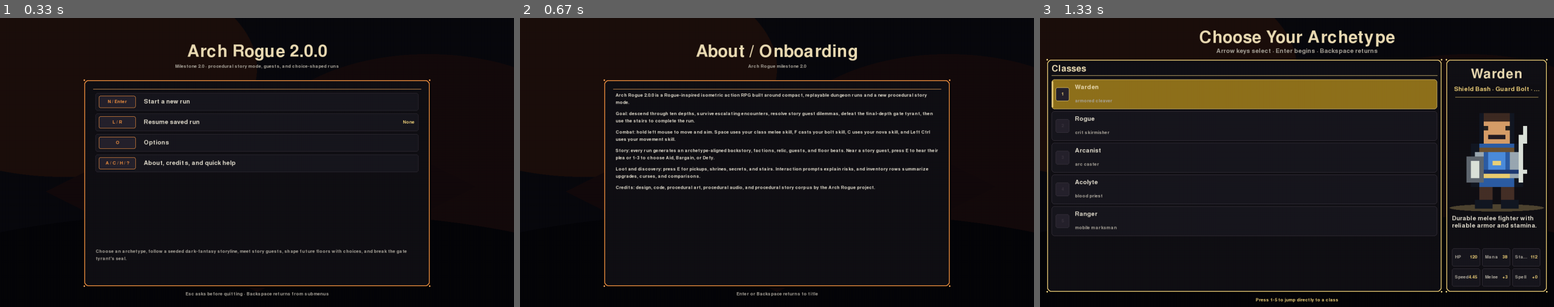
Above: before the commit, frames 1-3 (left to right).
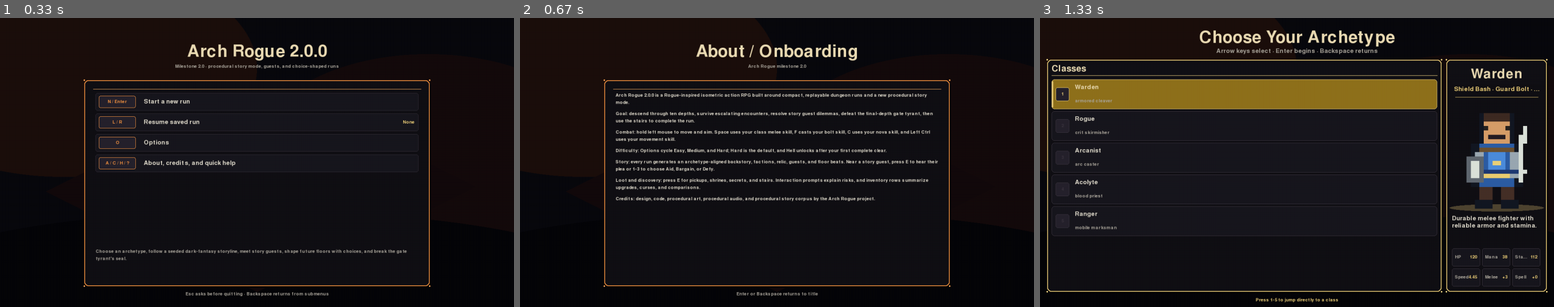
Above: after the commit, the same moments.

Repository: mattirk/arch-rogue
Game: pygame game, started from src/arch_rogue/__main__.py
Two runs of this game, one before a commit and one after it. Both use one fixed random seed, a clock stepped at 60 frames per second and the inputs below.
Inputs:
- Up to frame 1 (0.33 s): no input
- Up to frame 2 (0.67 s): tap A at 0.33 s
- Up to frame 3 (1.33 s): tap Enter at 0.67, 1 s

Frame 1 is identical in both runs. In frame 2, 2.9% of the frame differs, in the area x 18-82%, y 45-64%; in frame 3, nothing differs.

Commit message:
Big difficulty adjustment

Diff:
--- a/src/arch_rogue/content.py
+++ b/src/arch_rogue/content.py
@@ -38,6 +38,25 @@
     weight: int
 
 
+class DifficultyProfile(NamedTuple):
+    name: str
+    description: str
+    enemy_hp_multiplier: float
+    enemy_damage_multiplier: float
+    enemy_damage_bonus: int
+    enemy_speed_multiplier: float
+    enemy_attack_cooldown_multiplier: float
+    enemy_aggro_bonus: float
+    enemy_count_bonus: int
+    enemy_extra_chance: float
+    elite_bonus: float
+    miniboss_bonus: float
+    trap_chance_bonus: float
+    trap_damage_multiplier: float
+    loot_chance_bonus: float
+    shrine_chance_bonus: float
+
+
 class EquipmentDefinition(NamedTuple):
     name: str
     slot: str
@@ -149,6 +168,83 @@
     ("Spike Trap", 14, 22),
     ("Rune Trap", 13, 21),
     ("Poison Needle", 10, 18),
+)
+
+DEFAULT_DIFFICULTY_NAME = "Hard"
+HELL_DIFFICULTY_NAME = "Hell"
+DIFFICULTY_PROFILES = (
+    DifficultyProfile(
+        "Easy",
+        "Still dangerous: tougher enemies, real ambush pressure, and fewer safety nets.",
+        enemy_hp_multiplier=1.76,
+        enemy_damage_multiplier=1.64,
+        enemy_damage_bonus=1,
+        enemy_speed_multiplier=1.08,
+        enemy_attack_cooldown_multiplier=0.90,
+        enemy_aggro_bonus=0.60,
+        enemy_count_bonus=0,
+        enemy_extra_chance=0.35,
+        elite_bonus=0.03,
+        miniboss_bonus=0.015,
+        trap_chance_bonus=0.05,
+        trap_damage_multiplier=1.50,
+        loot_chance_bonus=0.0,
+        shrine_chance_bonus=0.0,
+    ),
+    DifficultyProfile(
+        "Medium",
+        "Severe pressure with doubled monster durability, damage, traps, and room threats.",
+        enemy_hp_multiplier=2.36,
+        enemy_damage_multiplier=2.30,
+        enemy_damage_bonus=2,
+        enemy_speed_multiplier=1.14,
+        enemy_attack_cooldown_multiplier=0.82,
+        enemy_aggro_bonus=1.40,
+        enemy_count_bonus=1,
+        enemy_extra_chance=0.70,
+        elite_bonus=0.05,
+        miniboss_bonus=0.03,
+        trap_chance_bonus=0.10,
+        trap_damage_multiplier=2.20,
+        loot_chance_bonus=-0.08,
+        shrine_chance_bonus=-0.04,
+    ),
+    DifficultyProfile(
+        "Hard",
+        "Default: brutal density, crushing hits, relentless attacks, and scarce recovery.",
+        enemy_hp_multiplier=2.85,
+        enemy_damage_multiplier=2.60,
+        enemy_damage_bonus=5,
+        enemy_speed_multiplier=1.18,
+        enemy_attack_cooldown_multiplier=0.74,
+        enemy_aggro_bonus=2.50,
+        enemy_count_bonus=2,
+        enemy_extra_chance=0.75,
+        elite_bonus=0.16,
+        miniboss_bonus=0.085,
+        trap_chance_bonus=0.25,
+        trap_damage_multiplier=2.55,
+        loot_chance_bonus=-0.13,
+        shrine_chance_bonus=-0.065,
+    ),
+    DifficultyProfile(
+        "Hell",
+        "Unlocked after a clear: overwhelming density, constant elites, lethal traps, and no mercy.",
+        enemy_hp_multiplier=3.80,
+        enemy_damage_multiplier=3.30,
+        enemy_damage_bonus=8,
+        enemy_speed_multiplier=1.30,
+        enemy_attack_cooldown_multiplier=0.60,
+        enemy_aggro_bonus=4.75,
+        enemy_count_bonus=3,
+        enemy_extra_chance=0.90,
+        elite_bonus=0.30,
+        miniboss_bonus=0.17,
+        trap_chance_bonus=0.42,
+        trap_damage_multiplier=3.35,
+        loot_chance_bonus=-0.20,
+        shrine_chance_bonus=-0.12,
+    ),
 )
 SHRINE_TYPES = (
     "Mending Shrine",
--- a/src/arch_rogue/game.py
+++ b/src/arch_rogue/game.py
@@ -34,10 +34,13 @@
 from .content import (
     ARCHETYPES,
     ARMOR_DEFINITIONS,
+    DEFAULT_DIFFICULTY_NAME,
+    DIFFICULTY_PROFILES,
     DUNGEON_THEMES,
     ELITE_MODIFIERS,
     ENEMY_DEFINITIONS,
     FINAL_ROOM_ENEMY_DEFINITIONS,
+    HELL_DIFFICULTY_NAME,
     RARITY_PROFILES,
     RUN_MODIFIERS,
     SECRET_HINTS,
@@ -49,6 +52,7 @@
     TRAP_DEFINITIONS,
     TRAP_HINTS,
     WEAPON_DEFINITIONS,
+    DifficultyProfile,
     EnemyDefinition,
     InteractionHint,
 )
@@ -108,6 +112,9 @@
         self.music_enabled = False
         self.fullscreen = False
         self.ui_scale = UI_SCALE
+        self.difficulty_name = DEFAULT_DIFFICULTY_NAME
+        self.hell_unlocked = False
+        self.hell_unlocked_this_run = False
         self.last_save_error = ""
         self.last_load_error = ""
         self.screen_flash_ttl = 0.0
@@ -191,6 +198,57 @@
         self.big_font = pygame.font.Font(None, 48 * self.ui_scale)
         self.title_font = pygame.font.Font(None, 62 * self.ui_scale)
 
+    def available_difficulty_profiles(self) -> tuple[DifficultyProfile, ...]:
+        return tuple(
+            profile
+            for profile in DIFFICULTY_PROFILES
+            if self.hell_unlocked or profile.name != HELL_DIFFICULTY_NAME
+        )
+
+    def sanitize_difficulty_name(self, name: str) -> str:
+        available_names = {
+            profile.name for profile in self.available_difficulty_profiles()
+        }
+        if name in available_names:
+            return name
+        return DEFAULT_DIFFICULTY_NAME
+
+    def difficulty_profile(self) -> DifficultyProfile:
+        difficulty_name = self.sanitize_difficulty_name(self.difficulty_name)
+        if difficulty_name != self.difficulty_name:
+            self.difficulty_name = difficulty_name
+        return next(
+            profile
+            for profile in DIFFICULTY_PROFILES
+            if profile.name == self.difficulty_name
+        )
+
+    def cycle_difficulty(self) -> None:
+        profiles = self.available_difficulty_profiles()
+        if not profiles:
+            self.difficulty_name = DEFAULT_DIFFICULTY_NAME
+            self.save_options()
+            return
+        current_name = self.sanitize_difficulty_name(self.difficulty_name)
+        current_index = next(
+            (
+                index
+                for index, profile in enumerate(profiles)
+                if profile.name == current_name
+            ),
+            0,
+        )
+        self.difficulty_name = profiles[(current_index + 1) % len(profiles)].name
+        self.save_options()
+
+    def unlock_hell_difficulty(self) -> bool:
+        if self.hell_unlocked:
+            return False
+        self.hell_unlocked = True
+        self.hell_unlocked_this_run = True
+        self.save_options()
+        return True
+
     def options_to_dict(self) -> dict[str, Any]:
         return {
             "version": 1,
@@ -198,6 +256,8 @@
             "music_enabled": self.music_enabled,
             "fullscreen": self.fullscreen,
             "ui_scale": self.ui_scale,
+            "difficulty": self.difficulty_profile().name,
+            "hell_unlocked": self.hell_unlocked,
         }
 
     def load_options(self) -> bool:
@@ -210,6 +270,10 @@
             self.music_enabled = bool(data.get("music_enabled", False))
             self.fullscreen = bool(data.get("fullscreen", False))
             self.ui_scale = max(1, min(4, int(data.get("ui_scale", UI_SCALE))))
+            self.hell_unlocked = bool(data.get("hell_unlocked", False))
+            self.difficulty_name = self.sanitize_difficulty_name(
+                str(data.get("difficulty", DEFAULT_DIFFICULTY_NAME))
+            )
         except (TypeError, ValueError):
             return False
         return True
@@ -1478,6 +1542,8 @@
         self.run_number += 1
         if archetype:
             self.selected_archetype = archetype
+        self.difficulty_name = self.sanitize_difficulty_name(self.difficulty_name)
+        self.hell_unlocked_this_run = False
         self.current_depth = 1
         self.run_music_seed = self.rng.randrange(1, 2**31)
         self.run_modifier = self.rng.choice(RUN_MODIFIERS)
@@ -1530,6 +1596,7 @@
     def descend_to_next_depth(self) -> None:
         if self.current_depth >= DUNGEON_DEPTH:
             self.state = "victory"
+            self.unlock_hell_difficulty()
             self.audio.stop_music()
             self.play_sfx("victory")
             self.delete_save()
@@ -1623,6 +1690,7 @@
 
     def _populate_dungeon(self) -> None:
         final_room_index = len(self.dungeon.rooms) - 1
+        difficulty = self.difficulty_profile()
         enemy_pressure = self.story_effect_value("enemy_pressure", -0.35, 0.45)
         loot_bonus = self.story_effect_value("loot_bonus", -0.2, 0.35)
         trap_bonus = self.story_effect_value("trap_bonus", -0.1, 0.28)
@@ -1642,6 +1710,9 @@
                 count = max(1, count - 1)
             if is_final_room:
                 count += 1
+            count = max(1, count + difficulty.enemy_count_bonus)
+            if self.rng.random() < difficulty.enemy_extra_chance:
+                count += 1
             for _ in range(count):
                 self.enemies.append(
                     self._make_enemy(
@@ -1654,7 +1725,14 @@
                 self.enemies.append(self._make_boss(bx + 0.5, by + 0.5))
 
             loot_chance = max(
-                0.18, min(0.88, 0.68 + self.run_modifier.loot_bonus + loot_bonus)
+                0.12,
+                min(
+                    0.88,
+                    0.68
+                    + self.run_modifier.loot_bonus
+                    + loot_bonus
+                    + difficulty.loot_chance_bonus,
+                ),
             )
             if self.rng.random() < loot_chance:
                 self.items.append(self._make_loot(*room.random_point(self.rng)))
@@ -1666,23 +1744,37 @@
                 mx, my = room.random_point(self.rng)
                 self.enemies.append(self._make_miniboss(mx, my))
             if room_index > 1 and self.rng.random() < max(
-                0.04, min(0.58, 0.24 + self.run_modifier.trap_bonus + trap_bonus)
+                0.04,
+                min(
+                    0.70,
+                    0.24
+                    + self.run_modifier.trap_bonus
+                    + trap_bonus
+                    + difficulty.trap_chance_bonus,
+                ),
             ):
                 tx, ty = room.random_point(self.rng)
                 kind, min_damage, max_damage = self.rng.choice(TRAP_DEFINITIONS)
                 depth_damage = max(0, self.current_depth - 3)
+                raw_damage = (
+                    self.rng.randrange(min_damage, max_damage + 1) + depth_damage
+                )
                 self.traps.append(
                     Trap(
                         tx,
                         ty,
                         kind,
-                        self.rng.randrange(min_damage, max_damage + 1) + depth_damage,
+                        max(
+                            1,
+                            int(round(raw_damage * difficulty.trap_damage_multiplier)),
+                        ),
                     )
                 )
             shrine_chance = (
                 0.18
                 + (0.08 if self.run_modifier.name == "Trap-Laced" else 0.0)
                 + shrine_bonus
+                + difficulty.shrine_chance_bonus
             )
             if room_index > 2 and self.rng.random() < max(
                 0.04, min(0.46, shrine_chance)
@@ -1708,7 +1800,14 @@
                 )
 
         if self.rng.random() < max(
-            0.12, min(0.72, 0.45 + self.run_modifier.loot_bonus + secret_bonus)
+            0.10,
+            min(
+                0.72,
+                0.45
+                + self.run_modifier.loot_bonus
+                + secret_bonus
+                + difficulty.loot_chance_bonus * 0.5,
+            ),
         ):
             room = self.rng.choice(self.dungeon.rooms[2:-1])
             cx, cy = room.random_point(self.rng)
@@ -1731,6 +1830,7 @@
         self._populate_story_guest()
 
     def _apply_run_modifier(self, enemy: Enemy) -> Enemy:
+        difficulty = self.difficulty_profile()
         depth_multiplier = 1.0 + max(0, self.current_depth - 1) * 0.045
         story_pressure = self.story_effect_value("enemy_pressure", -0.25, 0.35)
         story_multiplier = 1.0 + max(-0.12, min(0.22, story_pressure * 0.55))
@@ -1743,20 +1843,30 @@
                 * self.run_modifier.enemy_hp_multiplier
                 * depth_multiplier
                 * story_multiplier
+                * difficulty.enemy_hp_multiplier
             ),
         )
         enemy.hp = enemy.max_hp
-        enemy.damage += (
-            self.run_modifier.enemy_damage_bonus + max(0, self.current_depth - 4) // 2
-        )
+        damage = enemy.damage + self.run_modifier.enemy_damage_bonus
+        damage += max(0, self.current_depth - 4) // 2
         if story_pressure > 0:
-            enemy.damage += int(story_pressure * 8)
+            damage += int(story_pressure * 8)
         if enemy.kind == "boss":
-            enemy.damage += int(
-                self.story_effect_value("boss_pressure", 0.0, 0.35) * 10
-            )
-        enemy.aggro_range += self.run_modifier.enemy_aggro_bonus + max(
-            0.0, story_pressure
+            damage += int(self.story_effect_value("boss_pressure", 0.0, 0.35) * 10)
+        enemy.damage = max(
+            1,
+            int(round(damage * difficulty.enemy_damage_multiplier))
+            + difficulty.enemy_damage_bonus,
+        )
+        enemy.speed *= difficulty.enemy_speed_multiplier
+        enemy.attack_cooldown = max(
+            0.35,
+            enemy.attack_cooldown * difficulty.enemy_attack_cooldown_multiplier,
+        )
+        enemy.aggro_range += (
+            self.run_modifier.enemy_aggro_bonus
+            + max(0.0, story_pressure)
+            + difficulty.enemy_aggro_bonus
         )
         return enemy
 
@@ -1794,16 +1904,18 @@
         return enemy
 
     def elite_chance(self) -> float:
-        base = 0.06 + self.current_depth * 0.006
+        difficulty = self.difficulty_profile()
+        base = 0.06 + self.current_depth * 0.006 + difficulty.elite_bonus
         if self.run_modifier.name == "Elite Hunt":
             base += 0.08
-        return min(0.24, base)
+        return max(0.0, min(0.42, base))
 
     def miniboss_chance(self) -> float:
-        base = 0.015 + self.current_depth * 0.006
+        difficulty = self.difficulty_profile()
+        base = 0.015 + self.current_depth * 0.006 + difficulty.miniboss_bonus
         if self.run_modifier.name == "Elite Hunt":
             base += 0.035
-        return min(0.12, base)
+        return max(0.0, min(0.22, base))
 
     def _shift_color(self, color: Color, shift: Color) -> Color:
         return (
@@ -2119,6 +2231,8 @@
                         self.fullscreen = not self.fullscreen
                         self.screen = self.apply_display_mode()
                         self.save_options()
+                    elif event.key == pygame.K_d:
+                        self.cycle_difficulty()
                     elif event.key in (pygame.K_EQUALS, pygame.K_PLUS):
                         self.ui_scale = min(4, self.ui_scale + 1)
                         self.rebuild_fonts()
--- a/src/arch_rogue/menus.py
+++ b/src/arch_rogue/menus.py
@@ -379,10 +379,14 @@
 
     def draw_options_menu(self) -> None:
         panel, content = self.menu_frame("Options", "Settings are saved automatically")
+        difficulty_value = self.g.difficulty_profile().name
+        if not self.g.hell_unlocked:
+            difficulty_value = f"{difficulty_value} · Hell locked"
         rows: list[MenuRow] = [
             ("A", "Audio cues", "On" if self.g.audio_enabled else "Off"),
             ("M", "Static menu/run music", "On" if self.g.music_enabled else "Off"),
             ("F", "Fullscreen", "On" if self.g.fullscreen else "Off"),
+            ("D", "Difficulty", difficulty_value),
             ("+ / -", "UI scale", f"{self.g.ui_scale}x"),
             ("Enter / O / Backspace", "Return to title", ""),
         ]
@@ -391,7 +395,9 @@
             content.x, content.bottom - self.u(60), content.width, self.u(48)
         )
         self.draw_wrapped_text(
-            "Menu ambience uses a fixed lightweight loop and starts after the first frame. Options persist to ~/.arch_rogue_options.json.",
+            "Difficulty defaults to Hard. Cycle Easy, Medium, and Hard here; "
+            "Hell appears after your first clear. Options persist to "
+            "~/.arch_rogue_options.json.",
             self.g.small_font,
             self.MUTED,
             note_rect,
@@ -406,6 +412,7 @@
             f"Arch Rogue {__version__} is a Rogue-inspired isometric action RPG built around compact, replayable dungeon runs and a new procedural story mode.",
             "Goal: descend through ten depths, survive escalating encounters, resolve story guest dilemmas, defeat the final-depth gate tyrant, then use the stairs to complete the run.",
             "Combat: hold left mouse to move and aim. Space uses your class melee skill, F casts your bolt skill, C uses your nova skill, and Left Ctrl uses your movement skill.",
+            "Difficulty: Options cycle Easy, Medium, and Hard; Hard is the default, and Hell unlocks after your first complete clear.",
             "Story: every run generates an archetype-aligned backstory, factions, relic, guests, and floor beats. Near a story guest, press E to hear their plea or 1-3 to choose Aid, Bargain, or Defy.",
             "Loot and discovery: press E for pickups, shrines, secrets, and stairs. Interaction prompts explain risks, and inventory rows summarize upgrades, curses, and comparisons.",
             "Credits: design, code, procedural art, procedural audio, and procedural story corpus by the Arch Rogue project.",
@@ -451,6 +458,7 @@
             "Class skills: level ups, Oath Shrines, and skill altars can add class-specific upgrades.",
             "Story guests: press E to hear their plea; press 1 Aid, 2 Bargain, or 3 Defy to shape future floors. Q toggles quest HUD info.",
             "Elites/minibosses: named foes have brighter telegraphs, more danger, and better rewards.",
+            f"Difficulty: {self.g.difficulty_profile().name} — change it from Options; Hell unlocks after one clear.",
             "Resources: stamina powers melee and movement skills; mana powers bolt and nova skills. Left Ctrl uses your movement skill.",
             "Inventory: E picks up; I opens inventory; R drinks a health potion; 1-9 uses/equips; Shift+1-9 drops; Tab/S sorts.",
             "Discovery: unidentified gear needs scrolls, Insight Shrines, or equipping to reveal.",
@@ -1459,8 +1467,14 @@
         victory = self.g.state == "victory"
         color = (235, 205, 120) if victory else (225, 75, 65)
         title = "Dungeon Cleared" if victory else "You Died"
+        unlock_note = (
+            " Hell difficulty is now unlocked in Options."
+            if victory and getattr(self.g, "hell_unlocked_this_run", False)
+            else ""
+        )
         subtitle = (
-            f"You survived all {self.dungeon_depth} depths and broke the gate. Press R to choose a new run."
+            f"You survived all {self.dungeon_depth} depths and broke the gate."
+            f"{unlock_note} Press R to choose a new run."
             if victory
             else f"The dungeon claims another {self.g.player.class_name}. Press R to choose again."
         )
--- a/src/arch_rogue/rendering.py
+++ b/src/arch_rogue/rendering.py
@@ -3850,8 +3850,10 @@
     def draw_run_header(self) -> None:
         width, _height = self.screen.get_size()
         title = f"Run {self.run_number}: Depth {self.current_depth}/{DUNGEON_DEPTH} — {self.theme.name}"
+        difficulty = self.difficulty_profile()
         modifier = (
-            f"Modifier: {self.run_modifier.name} — {self.run_modifier.description}"
+            f"Difficulty: {difficulty.name} · Modifier: "
+            f"{self.run_modifier.name} — {self.run_modifier.description}"
         )
         quest_info_visible = getattr(self, "quest_info_visible", True)
         story = (
@@ -3995,7 +3997,12 @@
         minutes = int(self.elapsed // 60)
         seconds = int(self.elapsed % 60)
         return [
-            f"Time {minutes:02d}:{seconds:02d}  Depth {self.current_depth}/{DUNGEON_DEPTH}  Modifier {self.run_modifier.name}",
+            (
+                f"Time {minutes:02d}:{seconds:02d}  "
+                f"Depth {self.current_depth}/{DUNGEON_DEPTH}  "
+                f"Difficulty {self.difficulty_profile().name}  "
+                f"Modifier {self.run_modifier.name}"
+            ),
             f"Kills {self.run_stats.kills}  Boss {'defeated' if self.run_stats.boss_killed else 'alive'}  Damage taken {self.run_stats.damage_taken}",
             f"Loot {self.run_stats.loot_picked_up}  Potions {self.run_stats.potions_used}  Shrines {self.run_stats.shrines_used}",
             f"Secrets {self.run_stats.secrets_opened}  Traps triggered {self.run_stats.traps_triggered}  Story choices {self.run_stats.story_choices}",
--- a/src/arch_rogue/save_system.py
+++ b/src/arch_rogue/save_system.py
@@ -6,7 +6,12 @@
 from typing import Any
 
 from . import __version__
-from .content import ARCHETYPES, DUNGEON_THEMES, RUN_MODIFIERS
+from .content import (
+    ARCHETYPES,
+    DUNGEON_THEMES,
+    HELL_DIFFICULTY_NAME,
+    RUN_MODIFIERS,
+)
 from .dungeon import Dungeon
 from .models import Enemy, Item, Player, Room, RunStats, SecretCache, Shrine, Tile, Trap
 from .quest_assets import ActiveQuestCutscene
@@ -64,6 +69,7 @@
             "release": __version__,
             "run_number": self.run_number,
             "current_depth": self.current_depth,
+            "difficulty": self.difficulty_name,
             "run_music_seed": self.run_music_seed,
             "run_music_theme": self.run_music_theme,
             "story_seed": self.story_seed,
@@ -131,6 +137,10 @@
     def restore_run_state(self, data: dict[str, Any]) -> None:
         self.run_number = int(data.get("run_number", 1))
         self.current_depth = int(data.get("current_depth", 1))
+        saved_difficulty = str(data.get("difficulty", self.difficulty_name))
+        if saved_difficulty == HELL_DIFFICULTY_NAME:
+            self.hell_unlocked = True
+        self.difficulty_name = self.sanitize_difficulty_name(saved_difficulty)
         self.run_music_seed = int(
             data.get(
                 "run_music_seed",
--- a/tests/test_1_0_public_release.py
+++ b/tests/test_1_0_public_release.py
@@ -15,7 +15,7 @@
 import pygame
 
 import arch_rogue
-from arch_rogue.game import ARCHETYPES, ENEMY_DEFINITIONS, Game
+from arch_rogue.game import ARCHETYPES, DUNGEON_DEPTH, ENEMY_DEFINITIONS, Game
 
 
 class PublicReleaseMilestoneTests(unittest.TestCase):
@@ -145,6 +145,8 @@
                 game.audio_enabled = False
                 game.fullscreen = True
                 game.ui_scale = 3
+                game.difficulty_name = "Hard"
+                game.hell_unlocked = False
                 self.assertTrue(game.save_options())
 
                 loaded_options = json.loads(
@@ -154,13 +156,49 @@
                 self.assertFalse(loaded_options["audio_enabled"])
                 self.assertTrue(loaded_options["fullscreen"])
                 self.assertEqual(loaded_options["ui_scale"], 3)
+                self.assertEqual(loaded_options["difficulty"], "Hard")
+                self.assertFalse(loaded_options["hell_unlocked"])
 
                 game.restart(ARCHETYPES[0])
                 self.assertTrue(game.save_run())
                 saved_run = json.loads(game.save_path.read_text(encoding="utf-8"))
                 self.assertEqual(saved_run["version"], 4)
                 self.assertEqual(saved_run["release"], "2.0.0")
+                self.assertEqual(saved_run["difficulty"], "Hard")
                 self.assertFalse(Path(f"{game.save_path}.tmp").exists())
+            finally:
+                pygame.quit()
+
+    def test_difficulty_cycles_and_hell_unlocks_after_first_clear(self) -> None:
+        with tempfile.TemporaryDirectory() as tmpdir:
+            game = self.make_game(tmpdir, seed=1017)
+            try:
+                game.difficulty_name = "Hard"
+                game.hell_unlocked = False
+                self.assertEqual(game.difficulty_profile().name, "Hard")
+
+                game.cycle_difficulty()
+                self.assertEqual(game.difficulty_profile().name, "Easy")
+                game.cycle_difficulty()
+                self.assertEqual(game.difficulty_profile().name, "Medium")
+                game.cycle_difficulty()
+                self.assertEqual(game.difficulty_profile().name, "Hard")
+                game.cycle_difficulty()
+                self.assertEqual(game.difficulty_profile().name, "Easy")
+
+                game.difficulty_name = "Hard"
+                game.restart(ARCHETYPES[0])
+                game.current_depth = DUNGEON_DEPTH
+                game.descend_to_next_depth()
+
+                self.assertEqual(game.state, "victory")
+                self.assertTrue(game.hell_unlocked)
+                self.assertTrue(game.hell_unlocked_this_run)
+                options = json.loads(game.options_path.read_text(encoding="utf-8"))
+                self.assertTrue(options["hell_unlocked"])
+
+                game.cycle_difficulty()
+                self.assertEqual(game.difficulty_profile().name, "Hell")
             finally:
                 pygame.quit()
 
